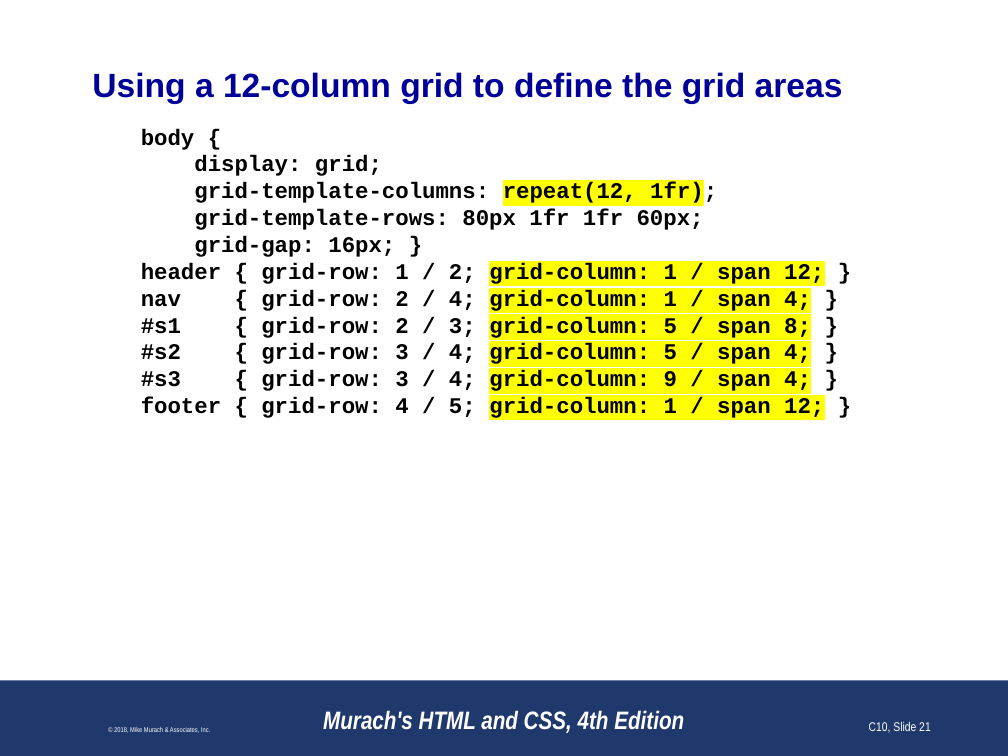
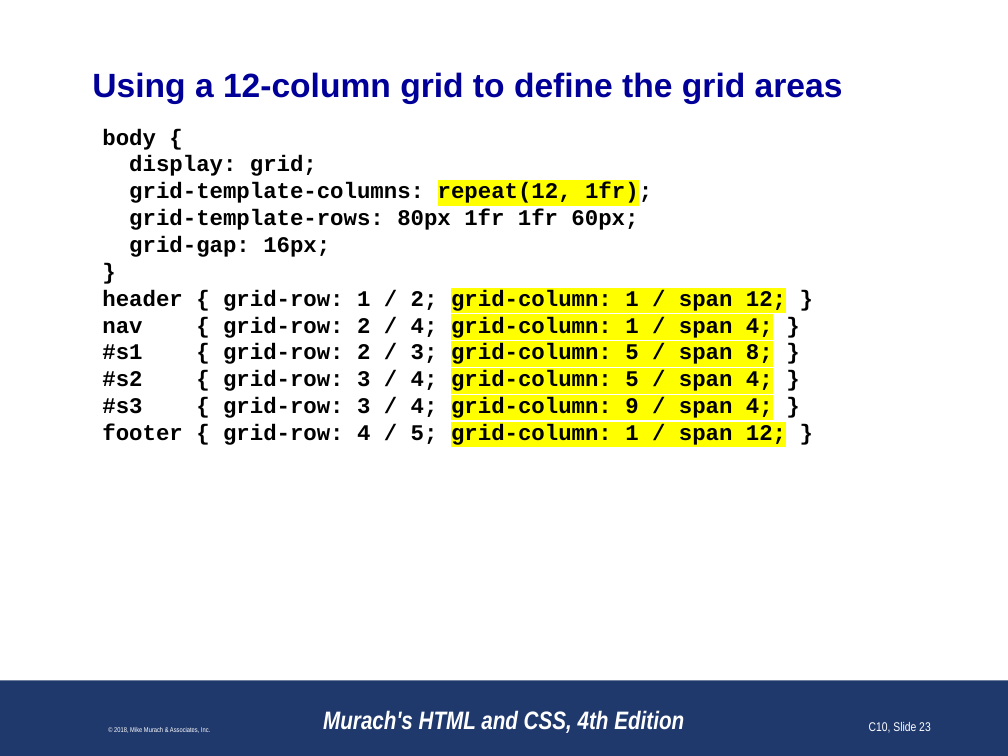
Before and after one commit to paulsmithkc/awd1000_base_lab_and_homework, a slide deck: slide 23 of murach_html_4e/slides/Chapter 10 slides (Revised).pptx (slide 21 before the commit). Drawn at 1008x756 pixels with LibreOffice and Linux fonts; fonts in the diff are those of the drawing; background and template pictures are left out. Boxes give left, top, right and bottom in pixels: in the first picture for what was removed or moved away, otherwise in the second. Text is boxed around its words. In the diff, an @@ line names an element or a change of style, - is before the commit and + after.

```diff
--- a/murach_html_4e/slides/Chapter 10 slides (Revised).pptx
+++ b/murach_html_4e/slides/Chapter 10 slides (Revised).pptx
@@ text at (x1=102, y1=128, x2=786, y2=445): indent changed @@
@@ text at (x1=129, y1=236, x2=330, y2=257): text changed @@
-grid-gap: 16px; }
+grid-gap: 16px;
+}
@@ page number at (x1=869, y1=722, x2=931, y2=733): text changed @@
-C10, Slide 21
+C10, Slide 23
```
Also in this commit, not shown: 19 other slides changed, 1 slide added, 7 slides removed.
